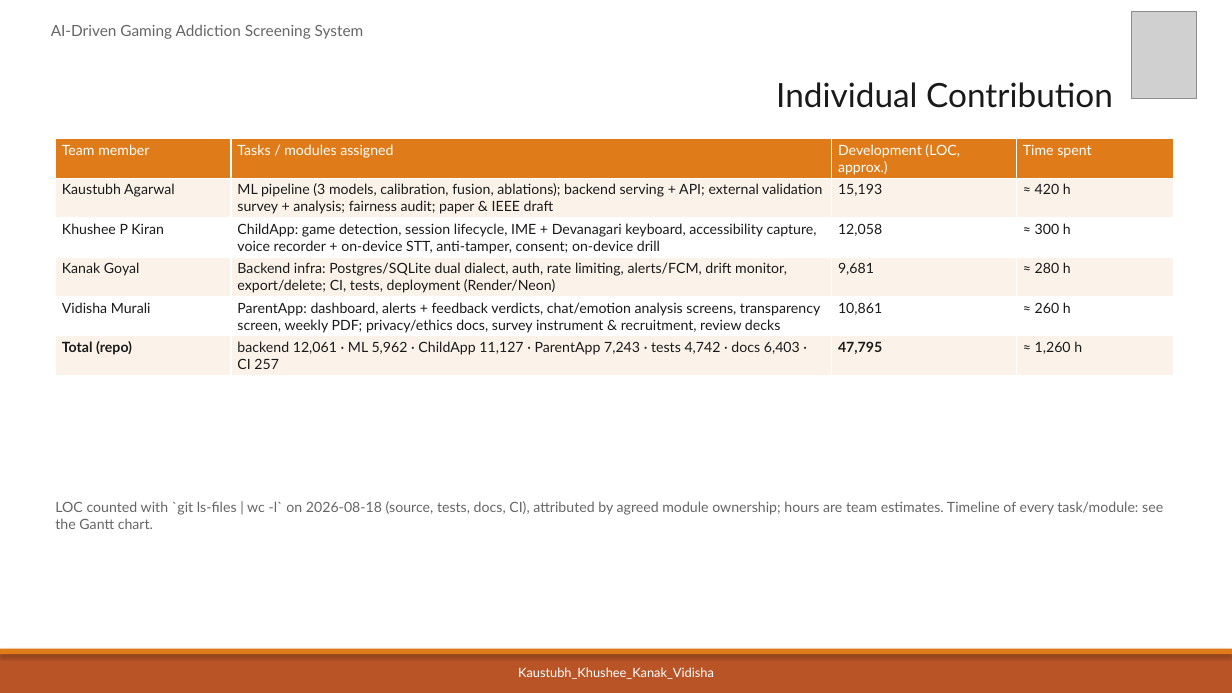
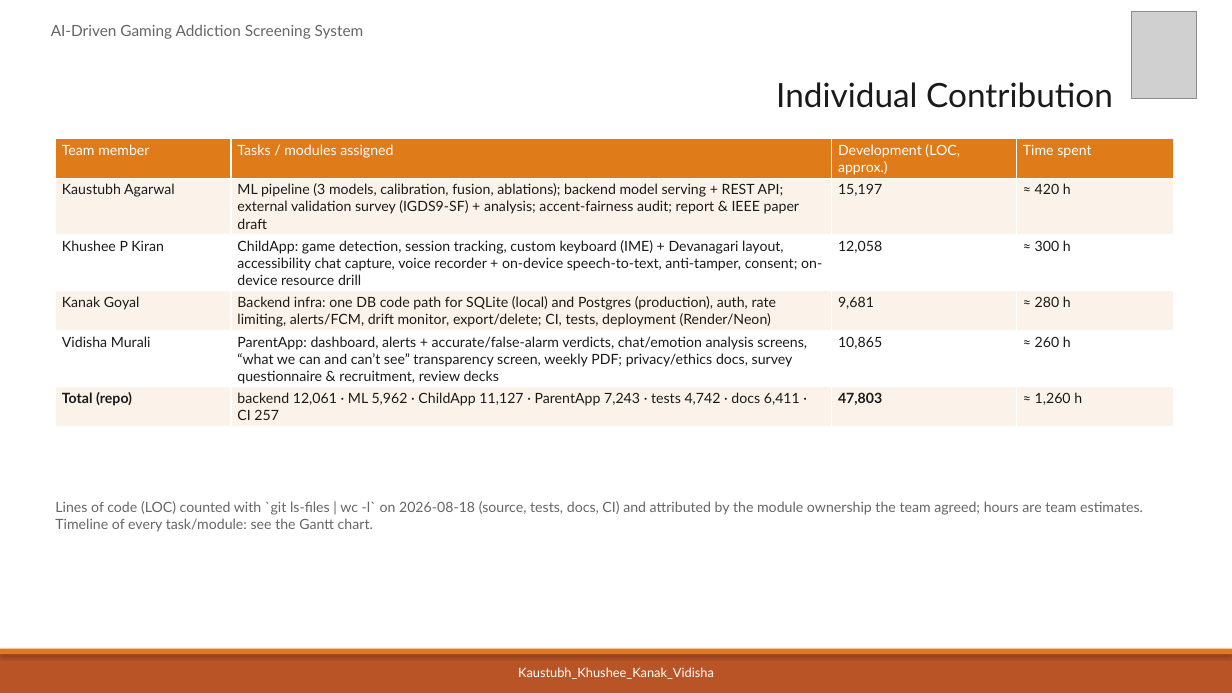
Before and after one commit to kaustubhagarwal21/gaming-addiction-detection-capstone, a slide deck: slide 8 of docs/PES_REVIEW1_DECK.pptx. Drawn at 1232x693 pixels with LibreOffice and Linux fonts; fonts in the diff are those of the drawing; grey boxes stand for pictures. Boxes give left, top, right and bottom in pixels: in the first picture for what was removed or moved away, otherwise in the second. Text is boxed around its words. In the diff, an @@ line names an element or a change of style, - is before the commit and + after.

```diff
--- a/docs/PES_REVIEW1_DECK.pptx
+++ b/docs/PES_REVIEW1_DECK.pptx
@@ table at bbox=[55, 139, 1174, 424] @@
-row 2, column 2: ML pipeline (3 models, calibration, fusion, ablations); backend serving + API; external validation survey + analysis; fairness audit; paper & IEEE draft
+row 2, column 2: ML pipeline (3 models, calibration, fusion, ablations); backend model serving + REST API; external validation survey (IGDS9-SF) + analysis; accent-fairness audit; report & IEEE paper draft
-row 2, column 3: 15,193
+row 2, column 3: 15,197
-row 3, column 2: ChildApp: game detection, session lifecycle, IME + Devanagari keyboard, accessibility capture, voice recorder + on-device STT, anti-tamper, consent; on-device drill
+row 3, column 2: ChildApp: game detection, session tracking, custom keyboard (IME) + Devanagari layout, accessibility chat capture, voice recorder + on-device speech-to-text, anti-tamper, consent; on-device resource drill
-row 4, column 2: Backend infra: Postgres/SQLite dual dialect, auth, rate limiting, alerts/FCM, drift monitor, export/delete; CI, tests, deployment (Render/Neon)
+row 4, column 2: Backend infra: one DB code path for SQLite (local) and Postgres (production), auth, rate limiting, alerts/FCM, drift monitor, export/delete; CI, tests, deployment (Render/Neon)
-row 5, column 2: ParentApp: dashboard, alerts + feedback verdicts, chat/emotion analysis screens, transparency screen, weekly PDF; privacy/ethics docs, survey instrument & recruitment, review decks
+row 5, column 2: ParentApp: dashboard, alerts + accurate/false-alarm verdicts, chat/emotion analysis screens, “what we can and can’t see” transparency screen, weekly PDF; privacy/ethics docs, survey questionnaire & recruitment, review decks
-row 5, column 3: 10,861
+row 5, column 3: 10,865
-row 6, column 2: backend 12,061 · ML 5,962 · ChildApp 11,127 · ParentApp 7,243 · tests 4,742 · docs 6,403 · CI 257
+row 6, column 2: backend 12,061 · ML 5,962 · ChildApp 11,127 · ParentApp 7,243 · tests 4,742 · docs 6,411 · CI 257
-row 6, column 3: 47,795
+row 6, column 3: 47,803
@@ text at bbox=[55, 501, 1143, 532]: text changed @@
-LOC counted with `git ls-files | wc -l` on 2026-08-18 (source, tests, docs, CI), attributed by agreed module ownership; hours are team estimates. Timeline of every task/module: see the Gantt chart.
+Lines of code (LOC) counted with `git ls-files | wc -l` on 2026-08-18 (source, tests, docs, CI) and attributed by the module ownership the team agreed; hours are team estimates. Timeline of every task/module: see the Gantt chart.
```
Also in this commit, not shown: 6 other slides changed, 1 other file.
